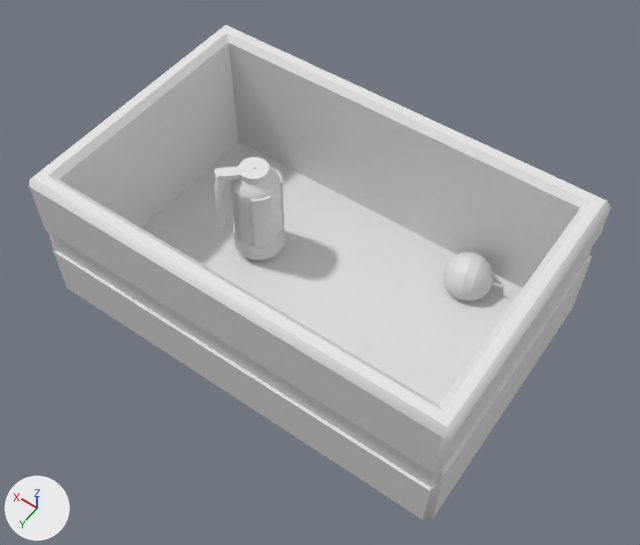
An edit to the FBX model Project Oligarch/Assets/Art/Nicholas Art/3D Assets/Container Hub#1.fbx, drawn before and after from the same camera.
Both versions are drawn from a 50 mm lens placed at (-1.19, 1.94, 2.61), pointed at (0.02, 0.24, -0.06). The axes (+X, +Y, +Z) are drawn at lower left. The lights are the same throughout. Where no turn or scale is listed for an object, it has been applied to the vertices.

The first picture shows 'Circular_grenade__Unwrapped_', 'Container_Hub_1', 'Grenade__Unwrapped_'.
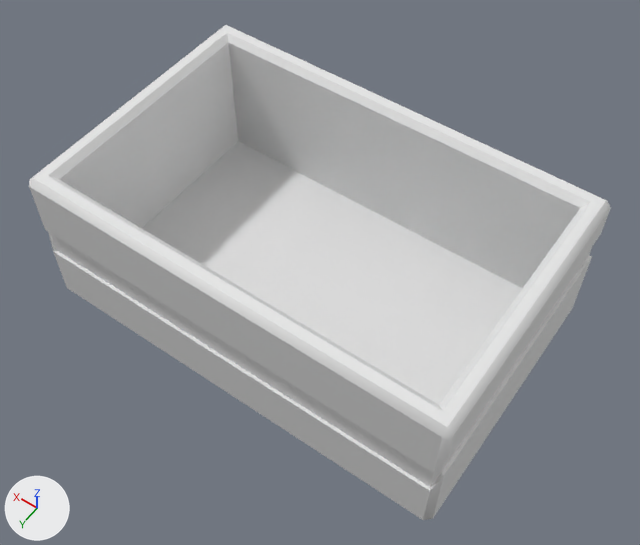
The newer file is also turned or shifted as a whole; pictures and numbers use the older file's frame.

What differs and where, as boxes (x1, y1, x2, y2) in the pictures (640 x 545 px):
'Grenade__Unwrapped_', deleted: before (214, 157, 285, 260)
'Circular_grenade__Unwrapped_', deleted: before (443, 252, 504, 301)

What the commit changed:
Object 'Grenade__Unwrapped_' (ob_grenade__unwrapped) is deleted.
Object 'Circular_grenade__Unwrapped_' (ob_circular_grenade__unwrapped) is deleted.
